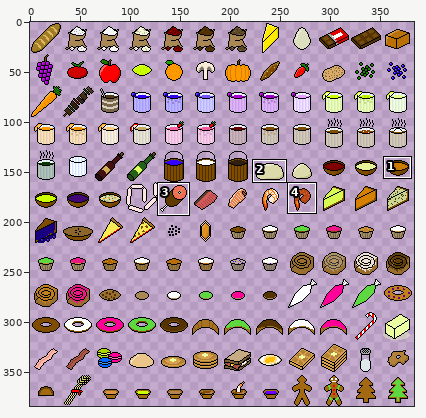
Sprite sheet -- Assets/Items/CafeItems1.png. Above: a wide view before the commit, with the close-up outlined.
Close-up. The starting point:
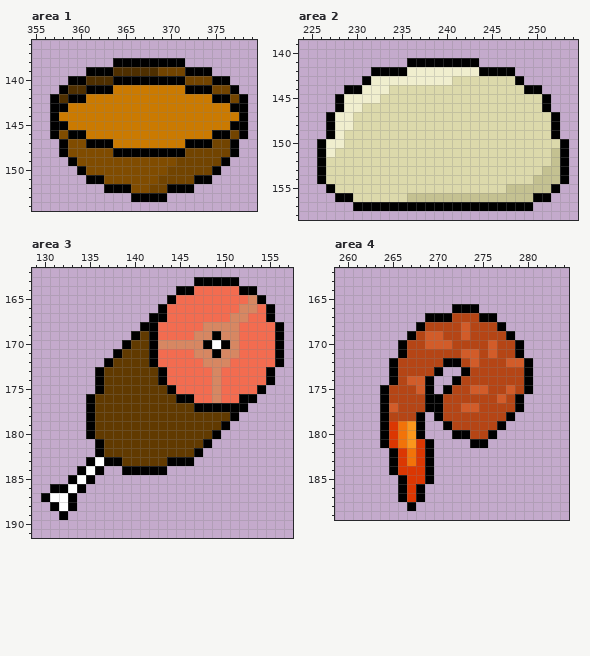
The file is 384x384 pixels. Colours within 5 levels of each other are drawn and written as one. Shown: area 1: x 355..379, y 136..154; area 2: x 224..254, y 139..158; area 3: x 129..157, y 162..191; area 4: x 259..284, y 162..189. The commit also changed other parts of the picture, which this record leaves out.
New version:
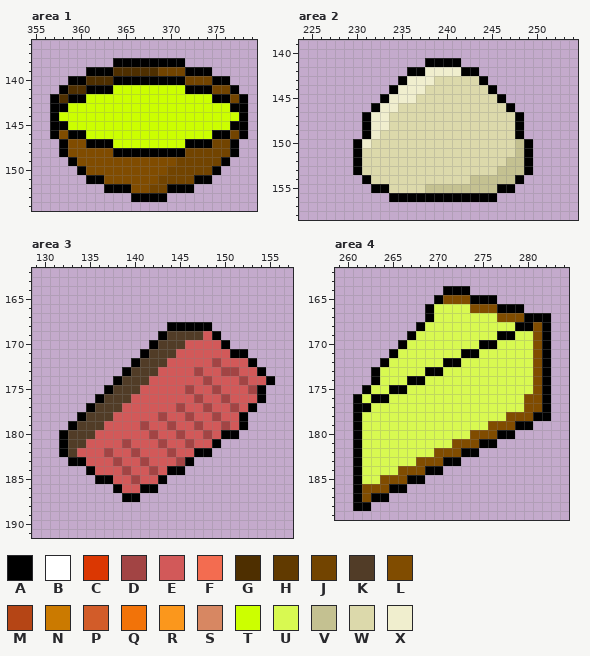
Palette (. is transparent): A #000000  B #ffffff  C #db3702  D #a24444  E #d25959  F #f36c50  G #4e2f00  H #613a00  J #724400  K #513c27  L #804c00  M #b54515  N #cb7a00  P #d25c29  Q #f27309  R #fb971c  S #d78762  T #ccff00  U #d8f951  V #c4c191  W #dcd9ab  X #f0eece
Diff:
Area 1:
y 141: x 364..371 NNNNNNNN -> TTTTTTTT
y 142: x 361..374 NNNNNNNNNNNNNN -> TTTTTTTTTTTTTT
y 143: x 359..376 NNNNNNNNNNNNNNNNNN -> TTTTTTTTTTTTTTTTTT
y 144: x 358..377 NNNNNNNNNNNNNNNNNNNN -> TTTTTTTTTTTTTTTTTTTT
y 145: x 359..376 NNNNNNNNNNNNNNNNNN -> TTTTTTTTTTTTTTTTTT
y 146: x 361..374 NNNNNNNNNNNNNN -> TTTTTTTTTTTTTT
y 147: x 364..371 NNNNNNNN -> TTTTTTTT
Area 2:
y 141: x 236..237 AA -> ..; x 242..243 AA -> ..
y 142: x 232..237 AAAAXX -> ....AA; x 242..247 XXAAAA -> AA....
y 143: x 231..235 AXXXX -> ....A; x 239..240 XX -> WW; x 244..248 WWWWA -> A....
y 144: x 229..237 AAXXXWWWW -> .....AXXX; x 245..250 WWWWAA -> A.....
y 145: x 228..236 AXXXXWWWW -> .....AXXX; x 246..251 WWWWWA -> A.....
y 146: x 228..234 AXXWWWW -> ....AXX; x 247..251 WWWWA -> A....
y 147..148: x 227..233 AXXWWWW -> ....AXX; x 248..252 WWWWA -> A....
y 149: x 227..232 AXWWWW -> ....AX; x 248..252 WWWWA -> A....
y 150: x 226..231 AXXWWW -> ....AX; x 248..253 WWWWWA -> VA....
y 151: x 226..230 AXWWW -> ....A; x 248..253 WWWWVA -> VA....
y 152: x 226..230 AWWWW -> ....A; x 247..253 WWWWWVA -> VVA....
y 153: x 226..230 AWWWW -> ....A; x 246..253 WWWWWVVA -> VVVA....
y 154: x 226..231 AWWWWW -> .....A; x 243..253 WWWWWWWVVVA -> VVVVVA.....
y 155: x 227..233 AWWWWWW -> .....AA; x 238..252 WWWWWWWWWVVVVVA -> VVVVVVVVAA.....
y 156: x 228..251 AAWWWWWWVVVVVVVVVVVVVVAA -> ......AAAAAAAAAAAA......
y 157: x 230..249 AAAAAAAAAAAAAAAAAAAA -> ....................
Area 3:
y 163: x 147..151 AAAAA -> .....
y 164: x 145..153 AAFFFFFAA -> .........
y 165: x 144..154 AFFFFFFFFSA -> ...........
y 166: x 143..155 AFFFFFFFFSSFA -> .............
y 167: x 142..155 AAFFFFFFFSSFFA -> ..............
y 168: x 141..156 AAFFFFFSSSSFFFFA -> ...AAAAA........
y 169: x 140..148 AHAFFFFSS -> ...AKKKKE; x 150..156 SSFFFFA -> .......
y 170: x 139..141 AHH -> ...; x 143..149 SSSSSAB -> KKKEEEE; x 151..156 SFFFFA -> ......
y 171: x 138..156 AHHHAFFFFSSASSFFFFA -> ...AKKKEEEEEEAA....
y 172: x 137..156 AHHHHAFFFFFSSSFFFFFA -> ...AKKKEEEEEDEEEA...
y 173: x 136..155 AHHHHHHAFFFFFSFFFFFA -> ...AKKKEEEEDEEDDEEA.
y 174: x 136..154 AHHHHHHAFFFFFSFFFFF -> ..AKKKEEEEEEDEEEDEE
y 175: x 136..153 AHHHHHHHAFFFFSFFFF -> .AKKKEEEEEDEEDEEED
y 176: x 135..154 AHHHHHHHHHAAFFSFFAA. -> .AKKKEEEEEEEDEEDEEEA
y 177: x 136..153 HHHHHHHHHHHAAAAAA. -> KKKEEEEEEDEEDEEDEA
y 178: x 134..152 .AHHHHHHHHHHHHHHHA. -> AKKKEEEEEDEEDEEDEEA
y 179: x 133..152 ..AHHHHHHHHHHHHHHA.. -> AKKKEEEEDEEDEEDEEDEA
y 180: x 132..151 ...AHHHHHHHHHHHHHA.. -> AKKKEEEEEEDEEDEEDEAA
y 181: x 132..149 ....AHHHHHHHHHHHA. -> AKKEEEEDEEEDEEDEEA
y 182: x 132..146 ....AHHHHHHHHHH -> AKEEEDEEDEEEDEE; x 148 . -> A
y 183: x 133..145 ..ABAAHHHHHAA -> AAEEEDEEDEEED
y 184: x 134..145 ABA..AAAAA.. -> .AEEEDEEDEAA
y 185: x 133..143 ABA........ -> ...AAEEDEEA
y 186: x 131..134 AABA -> ....; x 138..142 ..... -> AEEAA
y 187: x 130..133 ABBA -> ....; x 139..140 .. -> AA
y 188: x 131..133 ABA -> ...
y 189: x 132 A -> .
Area 4:
y 164: x 271..273 ... -> AAA
y 165: x 270..276 ....... -> ALLLAAA
y 166: x 269..279 ...AAA..... -> AUUUULLLAAA
y 167: x 270..282 AAMMMAA...... -> UUUUUUULLLAAA
y 168: x 269..282 MMMMPMMMA..... -> UUUUUUUUUUAALA
y 169: x 268..277 MPPMMPMMMM -> UUUUUUUUUA; x 279..282 .... -> UULA
y 170: x 267..282 MMPPPMMMMPMMA... -> UUUUUUUUAAUUUULA
y 171: x 265..282 .AMMMMMMPPMPMMA... -> AUUUUUUUAAUUUUUULA
y 172: x 264..270 .AMMMMM -> AUUUUUU; x 273..282 MPMMMPPA.. -> UUUUUUUULA
y 173: x 263..269 ..AMMMM -> AUUUUUA; x 271..282 ..AMMMMMMA.. -> UUUUUUUUUULA
y 174: x 263..282 ..AMPPA..AMMMMMMMA.. -> AUUUAAUUUUUUUUUUUULA
y 175: x 262..282 ..AMMMPA.AMMPPMMPMA.. -> AUUAAUUUUUUUUUUUUUULA
y 176: x 261..263 ... -> AUA; x 265..282 MMMMAAMMMMMMPMA... -> UUUUUUUUUUUUUUULLA
y 177: x 261..282 ...APMMMAAMMPPMMMMA... -> AAUUUUUUUUUUUUUUUUULLA
y 178: x 261..282 ...AMMMA.AMMMMMMMA.... -> AUUUUUUUUUUUUUUUULLLAA
y 179: x 261..280 ...ACQRA..AMMMMMA... -> AUUUUUUUUUUUUUULLLAA
y 180: x 261..278 ...ACQRA...AAMMA.. -> AUUUUUUUUUUUULLLAA
y 181: x 261..274 ...ACQRCA....A -> AUUUUUUUUUULLL; x 276 . -> A
y 182: x 261..274 ....ACQCA..... -> AUUUUUUUULLLAA
y 183: x 261..272 ....ACQCA... -> AUUUUUULLLAA
y 184: x 261..268 ....ACCC -> AUUUULLL; x 270 . -> A
y 185: x 261..269 .....ACCA -> AUULLLAA.
y 186: x 261..265 ..... -> ALLLA; x 267..268 CA -> ..
y 187: x 261..264 .... -> ALAA; x 266..268 ACA -> ...
y 188: x 261..262 .. -> AA; x 267 A -> .
Boxes around the changes in both close-ups, in picture pixels (x1, y1, x2, y2):
changed: (59, 85, 239, 148)
changed: (317, 58, 569, 211)
changed: (41, 277, 284, 520)
changed: (353, 286, 551, 511)
